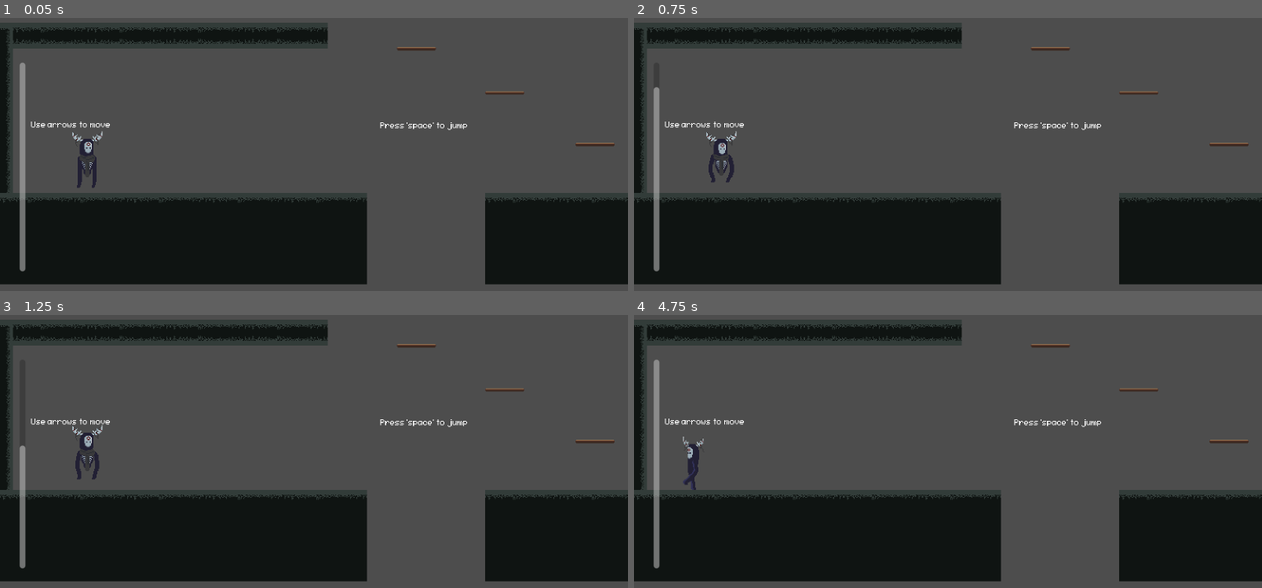
Above: before the commit, frames 1-4 (two rows, left to right).
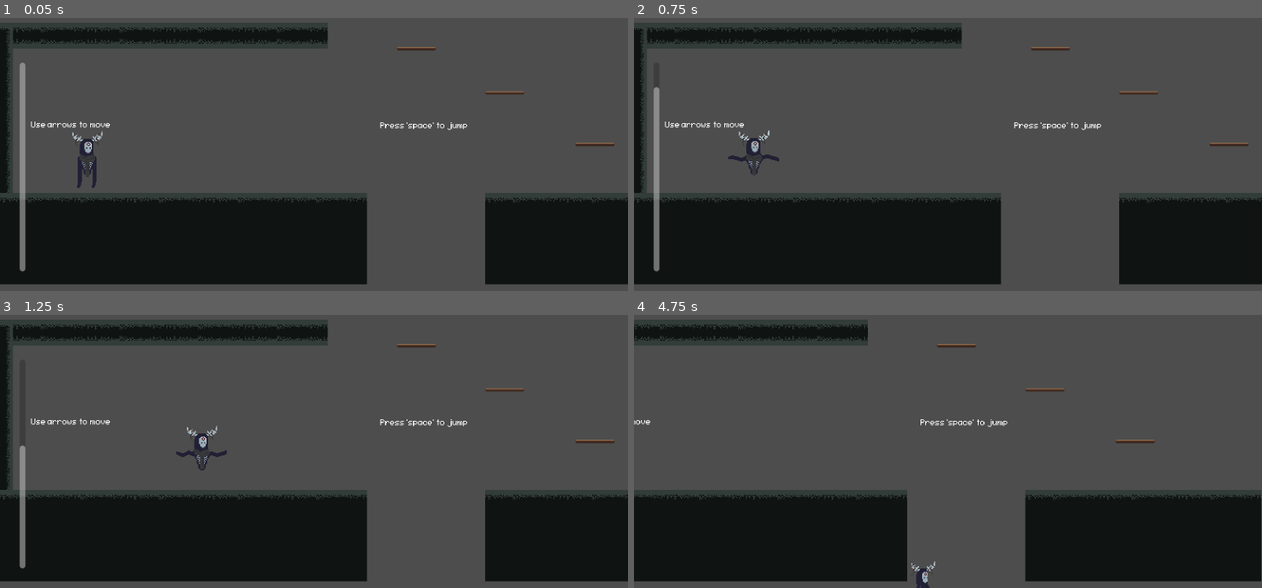
Above: after the commit, the same moments.

Repository: MikeG7v1/Lone-Ghost
Game: Godot game, scene res://scenes/game.tscn
Same seed, same stepped clock (60 frames per second), same inputs: the game is played once before the commit and once after it.
Inputs:
- Up to frame 1 (0.05 s): no input
- Up to frame 2 (0.75 s): tap Space (jump) at 0.5 s; hold Right (move_right) from 0.53 s (still down); hold E (floating) from 0.53 s (still down)
- Up to frame 3 (1.25 s): keep holding Right (move_right); keep holding E (floating); tap Space (jump) at 0.77, 0.8, 1.07 s
- Up to frame 4 (4.75 s): tap Space (jump) at 1.25, 1.35, 1.52, 1.82, 2, 2.3, 2.75, 3.02, 3.32, 3.5, 3.6, 3.77, 4.07, 4.25, 4.52 s; release E (floating) at 1.28 s; tap E (floating) at 1.55, 2.85, 4.35 s; release Right (move_right) at 2.03 s; hold Left (move_left) 2.03-2.78 s; hold E (floating) 2.03-2.78 s; hold Right (move_right) 2.78-4.28 s; hold Left (move_left) from 4.28 s (still down)

Frame 1 is identical in both runs. In frame 2, 0.6% of the frame differs, in the area x 11-24%, y 41-61%; in frame 3, 0.7%; in frame 4, 15%, in the area x 0-100%, y 1-100%.
Error before the commit: Attempt to call function '_has_min_stamina' in base 'null instance' on a null instance. (res://scripts/player_movement_and_animation_test.gd:38)

Commit message:
Scripts refactor
* refactored scripts, attached to nodes

* refactored scripts, working

Diff:
--- a/test-level-d/scenes/LEVEL_1.tscn
+++ b/test-level-d/scenes/LEVEL_1.tscn
@@ -147,17 +147,6 @@
 
 [node name="GAME" type="Node2D" unique_id=1276797305]
 
-[node name="CharacterBody2D" parent="." unique_id=1412817601 instance=ExtResource("1_u1epy")]
-position = Vector2(-292, -7)
-collision_layer = 2
-
-[node name="Camera2D" type="Camera2D" parent="CharacterBody2D" unique_id=591474126]
-zoom = Vector2(2, 2)
-limit_left = -400
-limit_right = 500
-limit_bottom = 120
-position_smoothing_enabled = true
-
 [node name="TileMap" type="TileMap" parent="." unique_id=1341381968]
 tile_set = SubResource("TileSet_lbhrr")
 format = 2
@@ -230,7 +219,7 @@
 
 [node name="CanvasLayer" type="CanvasLayer" parent="UI" unique_id=133791702]
 
-[node name="ProgressBar" parent="UI/CanvasLayer" unique_id=1711395366 instance=ExtResource("5_saon2")]
+[node name="ProgressBar" parent="UI/CanvasLayer" unique_id=1711395366 node_paths=PackedStringArray("stats") instance=ExtResource("5_saon2")]
 layout_direction = 2
 anchors_preset = 2
 anchor_top = 1.0
@@ -240,9 +229,25 @@
 offset_right = 30.0
 offset_bottom = -39.0
 grow_vertical = 0
+stats = NodePath("../../../PLAYER/Stats")
 
 [node name="Timer2" type="Timer" parent="UI/CanvasLayer/ProgressBar" unique_id=1404882650]
 wait_time = 0.6
 one_shot = true
 
+[node name="PLAYER" parent="." unique_id=1524519833 instance=ExtResource("1_u1epy")]
+position = Vector2(-365, 1)
+
+[node name="CollisionShape2D" parent="PLAYER" index="1" unique_id=2035733620]
+position = Vector2(1.5, -32)
+
+[node name="Camera2D" type="Camera2D" parent="PLAYER" unique_id=2097052527]
+position = Vector2(-292, -7)
+zoom = Vector2(2.25, 2.25)
+limit_left = -400
+limit_bottom = 120
+position_smoothing_enabled = true
+
 [connection signal="timeout" from="UI/CanvasLayer/ProgressBar/Timer2" to="UI/CanvasLayer/ProgressBar" method="_on_timer_2_timeout"]
+
+[editable path="PLAYER"]
--- a/test-level-d/scenes/game.tscn
+++ b/test-level-d/scenes/game.tscn
@@ -1,6 +1,7 @@
 [gd_scene format=3 uid="uid://vfxwkkhnlq82"]
 
 [ext_resource type="PackedScene" uid="uid://uw6c4dj5f184" path="res://scenes/player.tscn" id="1_uwrxv"]
+[ext_resource type="Script" uid="uid://cxco6pwvhgm3a" path="res://scripts/player/player.gd" id="2_kvpfn"]
 [ext_resource type="Texture2D" uid="uid://dr4n1fscmngqf" path="res://assets/BASE_TILESET_PROTOTYPE.png" id="2_yqjtg"]
 [ext_resource type="PackedScene" uid="uid://bgexhiy3ean1b" path="res://scenes/platform.tscn" id="3_lnu2h"]
 [ext_resource type="PackedScene" uid="uid://d1loa63s7wfpd" path="res://scenes/killzone.tscn" id="4_lbhrr"]
@@ -113,6 +114,7 @@
 [node name="CharacterBody2D" parent="." unique_id=1412817601 instance=ExtResource("1_uwrxv")]
 position = Vector2(-292, -7)
 collision_layer = 2
+script = ExtResource("2_kvpfn")
 
 [node name="Camera2D" type="Camera2D" parent="CharacterBody2D" unique_id=591474126]
 zoom = Vector2(2.25, 2.25)
@@ -178,8 +180,9 @@
 theme_override_font_sizes/font_size = 16
 text = "Press 'space' to jump"
 
-[node name="ProgressBar" parent="." unique_id=1711395366 instance=ExtResource("7_u5sy4")]
+[node name="ProgressBar" parent="." unique_id=1711395366 node_paths=PackedStringArray("stats") instance=ExtResource("7_u5sy4")]
 layout_direction = 2
+stats = NodePath("../CharacterBody2D/Stats")
 
 [node name="Timer2" type="Timer" parent="ProgressBar" unique_id=1404882650]
 wait_time = 0.6
--- a/test-level-d/scenes/killzone.tscn
+++ b/test-level-d/scenes/killzone.tscn
@@ -1,9 +1,8 @@
 [gd_scene format=3 uid="uid://d1loa63s7wfpd"]
 
-[ext_resource type="Script" uid="uid://bet8u5qx1b8wx" path="res://scripts/killzone.gd" id="1_xlapc"]
+[ext_resource type="Script" uid="uid://bet8u5qx1b8wx" path="res://scripts/world/killzone.gd" id="1_xlapc"]
 
 [node name="KILLZONE" type="Area2D" unique_id=1037070978]
-collision_mask = 2
 script = ExtResource("1_xlapc")
 
 [node name="Timer" type="Timer" parent="." unique_id=2062302294]
--- a/test-level-d/scenes/player.tscn
+++ b/test-level-d/scenes/player.tscn
@@ -1,9 +1,12 @@
 [gd_scene format=3 uid="uid://uw6c4dj5f184"]
 
 [ext_resource type="Texture2D" uid="uid://bt8o5gukocny2" path="res://assets/GHOST_IDLE_ANIMATION.png" id="1_3vyb7"]
-[ext_resource type="Script" uid="uid://107p3hotxvry" path="res://scripts/player_movement_and_animation_test.gd" id="1_dqkch"]
+[ext_resource type="Script" uid="uid://cxco6pwvhgm3a" path="res://scripts/player/player.gd" id="1_fjrip"]
 [ext_resource type="Texture2D" uid="uid://bmjykm2nqd8v4" path="res://assets/GHOST_FLOATING_ANIM_PREVIEW.png" id="2_qhqgy"]
 [ext_resource type="Texture2D" uid="uid://6l5t86oq7sbi" path="res://assets/GHOST_WALK_CYCLE_PREVIEW.png" id="4_dqkch"]
+[ext_resource type="Script" uid="uid://bgwgn34a8a5ax" path="res://scripts/player/player_movement.gd" id="5_fjrip"]
+[ext_resource type="Script" uid="uid://ckpgscoiaunov" path="res://scripts/player/player_animation.gd" id="6_smehm"]
+[ext_resource type="Script" uid="uid://dkoyetqdc6kfn" path="res://scripts/player/player_stats.gd" id="7_ur7pv"]
 
 [sub_resource type="AtlasTexture" id="AtlasTexture_3v2ag"]
 atlas = ExtResource("2_qhqgy")
@@ -315,11 +318,11 @@
 }]
 
 [sub_resource type="RectangleShape2D" id="RectangleShape2D_jej6c"]
-size = Vector2(27, 63.75)
-
-[node name="CharacterBody2D" type="CharacterBody2D" unique_id=1412817601]
+size = Vector2(27, 64)
+
+[node name="PLAYER" type="CharacterBody2D" unique_id=1412817601]
 z_index = 5
-script = ExtResource("1_dqkch")
+script = ExtResource("1_fjrip")
 
 [node name="AnimatedSprite2D" type="AnimatedSprite2D" parent="." unique_id=859038152]
 position = Vector2(-2, -34)
@@ -333,4 +336,13 @@
 
 [node name="AnimationTree" type="AnimationTree" parent="." unique_id=1433755818]
 
+[node name="Movement" type="Node" parent="." unique_id=1566224360]
+script = ExtResource("5_fjrip")
+
+[node name="Animation" type="Node" parent="." unique_id=1261793448]
+script = ExtResource("6_smehm")
+
+[node name="Stats" type="Node" parent="." unique_id=1533925107]
+script = ExtResource("7_ur7pv")
+
 [connection signal="animation_finished" from="AnimatedSprite2D" to="." method="_on_animated_sprite_2d_animation_finished"]
--- a/test-level-d/scenes/spikes.tscn
+++ b/test-level-d/scenes/spikes.tscn
@@ -14,6 +14,7 @@
 region_rect = Rect2(64, 23, 48, 9)
 
 [node name="KILLZONE" parent="." unique_id=1037070978 instance=ExtResource("2_bflj7")]
+light_mask = 2
 
 [node name="CollisionShape2D" type="CollisionShape2D" parent="KILLZONE" unique_id=57450070]
 position = Vector2(0, 1)
--- a/test-level-d/scenes/stamina_bar.gd
+++ /dev/null
@@ -1,28 +0,0 @@
-extends ProgressBar
-
-@export var stamina_drain_rate := 60
-@export var stamina_regen_rate := 100
-@export var can_regen := true
-
-func _process(delta):
-
-	if Input.is_action_pressed("floating") and value >0:
-		value -= stamina_drain_rate * delta
-
-		can_regen = false
-		$Timer2.start()
-
-	elif can_regen:
-			value += stamina_regen_rate * delta
-
-	value = clamp(value, 1 , max_value)
-
-
-func _on_timer_2_timeout() -> void:
-	if not Input.is_action_pressed("floating"):
-		can_regen = true
-
-func _has_min_stamina():
-	if value > 10:
-		return true
-	return false
--- a/test-level-d/scenes/stamina_bar.tscn
+++ b/test-level-d/scenes/stamina_bar.tscn
@@ -1,6 +1,6 @@
 [gd_scene format=3 uid="uid://c4wrg1htxtc5k"]
 
-[ext_resource type="Script" uid="uid://deq6ponnw23x3" path="res://scenes/stamina_bar.gd" id="1_lcti6"]
+[ext_resource type="Script" uid="uid://deq6ponnw23x3" path="res://scripts/ui/stamina_bar.gd" id="1_lcti6"]
 
 [node name="STAMINA_BAR" type="ProgressBar" unique_id=1711395366]
 offset_left = -376.0
--- a/test-level-d/scripts/player.gd
+++ /dev/null
@@ -1,78 +0,0 @@
-extends CharacterBody2D
-
-
-const SPEED = 200.0
-const JUMP_VELOCITY = -400.0
-var is_floating := false
-var is_moving := false
-
-@onready var animated_sprite: AnimatedSprite2D = $AnimatedSprite2D
-@onready var stamina_bar = $"../ProgressBar"
-
-func _physics_process(delta: float) -> void:
-	# Add the gravity.
-	if not is_on_floor() and not is_floating:
-		velocity += get_gravity() * delta
-
-	# Handle jump.
-	if Input.is_action_just_pressed("jump") and is_on_floor():
-		velocity.y = JUMP_VELOCITY
-
-	# Float mechanic
-	if Input.is_action_pressed("floating"):
-		is_floating = true
-	if Input.is_action_just_released("floating"):
-		is_floating = false
-
-	if is_floating and not stamina_bar._has_min_stamina():
-		is_floating = false
-
-
-	# Get the input direction: -1, 0, 1.
-	var direction := Input.get_axis("move_left", "move_right")
-
-	#Flip the sprite
-	if direction > 0:
-		animated_sprite.flip_h = false
-	elif direction < 0:
-		animated_sprite.flip_h = true
-
-	#Apply movement
-	if is_floating:
-		velocity = Vector2.ZERO
-		move_and_slide()
-
-	if direction:
-		velocity.x = direction * SPEED
-	else:
-		velocity.x = move_toward(velocity.x, 0, SPEED)
-
-	# Animations:
-
-	#Floating
-	#if is_floating:
-	#	animated_sprite.play("floating")
-
-	#Jumping
-	#-------------
-
-
-	#Start walking
-	#if Input.is_action_just_pressed("move_left") or Input.is_action_just_pressed("move_right") and is_on_floor():
-	#	animated_sprite.play("start_walking")
-
-	#Stop walking
-	#if Input.is_action_just_released("move_left") or Input.is_action_just_released("move_right") and is_on_floor():
-	#	animated_sprite.play("stop_walking")
-
-
-
-	#Walk
-	#if Input.is_action_pressed("move_left") or Input.is_action_pressed("move_right") and is_on_floor():
-	#	animated_sprite.play("walk")
-
-			#Idle
-	#elif direction == 0:
-	#	animated_sprite.play("idle")
-
-	move_and_slide()
--- /dev/null
+++ b/test-level-d/scripts/player/player.gd
@@ -0,0 +1,22 @@
+#
+#	Playable character main controller: only high level connections between
+#	character functionalities
+#
+
+extends CharacterBody2D
+
+@onready var movement = $Movement
+@onready var animation = $Animation
+@onready var stats = $Stats
+
+func _physics_process(delta):
+
+	movement.handle_input()
+	movement.apply_physics(delta)
+	stats.update(delta, movement.is_floating)
+
+	animation.update_animation(
+		movement.direction,
+		movement.is_floating,
+		is_on_floor()
+	)
--- /dev/null
+++ b/test-level-d/scripts/player/player_animation.gd
@@ -0,0 +1,62 @@
+#
+#	Script dedicated to player animation
+#
+
+extends Node
+
+@onready var animated_sprite : AnimatedSprite2D = $"../AnimatedSprite2D"
+
+enum State {
+	IDLE,
+	START_WALKING,
+	WALK,
+	STOP_WALKING,
+	FLOATING
+}
+
+var current_state = State.IDLE
+
+func change_state(new_state):
+	if current_state == new_state:
+		return
+
+	current_state = new_state
+
+	match current_state:
+		State.IDLE:
+			animated_sprite.play("idle")
+
+		State.START_WALKING:
+			animated_sprite.play("start_walking")
+
+		State.WALK:
+			animated_sprite.play("walk")
+
+		State.STOP_WALKING:
+			animated_sprite.play("stop_walking")
+
+		State.FLOATING:
+			animated_sprite.play("floating")
+
+
+func update_animation(direction, floating, on_floor):
+
+	var moving = direction != 0 and not floating
+
+	match current_state:
+
+		State.IDLE:
+			if floating:
+				change_state(State.FLOATING)
+			elif moving:
+				change_state(State.START_WALKING)
+
+		State.WALK:
+			if floating:
+				change_state(State.FLOATING)
+			elif not moving:
+				change_state(State.STOP_WALKING)
+
+		State.FLOATING:
+			if not floating:
+				change_state(State.IDLE)
--- /dev/null
+++ b/test-level-d/scripts/player/player_movement.gd
@@ -0,0 +1,56 @@
+#
+#	Script dedicated to player movement of all sorts and kinds:
+#	default, jumps, other skills included
+#
+
+# imports
+extends Node
+@onready var stats = $"../Stats"
+
+# global variables
+const SPEED = 200.0
+const JUMP_VELOCITY = -400.0
+var is_floating := false
+var direction := 0
+
+var player : CharacterBody2D
+
+
+# functions
+func _ready():
+	player = get_parent() as CharacterBody2D
+
+func handle_input():
+
+	direction = Input.get_axis("move_left","move_right")
+
+	# FLOATING INPUT LOGIC
+	if Input.is_action_just_pressed("floating") and stats.stamina >= 10:
+		is_floating = true
+	# Stop floating when stamina empty
+	if is_floating and stats.stamina <= 0:
+		is_floating = false
+	# Stop floating when button released
+	if Input.is_action_just_released("floating"):
+		is_floating = false
+
+	#JUMPING INPUT LOGIC
+	if Input.is_action_just_pressed("jump") and player.is_on_floor():
+		player.velocity.y = JUMP_VELOCITY
+
+
+func apply_physics(delta):
+
+	if not player.is_on_floor() and not is_floating:
+		player.velocity += player.get_gravity() * delta
+
+	if is_floating:
+		player.velocity = Vector2.ZERO
+
+	if direction:
+		player.velocity.x = direction * SPEED
+
+	else:
+		player.velocity.x = move_toward(player.velocity.x,0,SPEED)
+
+	player.move_and_slide()
--- /dev/null
+++ b/test-level-d/scripts/player/player_stats.gd
@@ -0,0 +1,21 @@
+extends Node
+
+var stamina := 100
+var max_stamina := 100
+
+func has_stamina(amount):
+	return stamina >= amount
+
+@export var drain_rate := 60
+@export var regen_rate := 100
+
+var regen_enabled := true
+
+func update(delta, is_floating):
+
+	if is_floating and stamina > 0:
+		stamina -= drain_rate * delta
+	else:
+		stamina += regen_rate * delta
+
+	stamina = clamp(stamina, 0, max_stamina)
--- a/test-level-d/scripts/player_movement_and_animation_test.gd
+++ /dev/null
@@ -1,122 +0,0 @@
-extends CharacterBody2D
-
-
-const SPEED = 200.0
-const JUMP_VELOCITY = -400.0
-var is_floating := false
-
-@onready var animated_sprite: AnimatedSprite2D = $AnimatedSprite2D
-@onready var stamina_bar = $"../UI/CanvasLayer/ProgressBar"
-
-# ANIM
-enum State {
-	IDLE,
-	START_WALKING,
-	WALK,
-	STOP_WALKING,
-	FLOATING,
-}
-var current_state = State.IDLE
-#ANIM
-
-
-func _physics_process(delta: float) -> void:
-	# Add the gravity.
-	if not is_on_floor() and not is_floating:
-		velocity += get_gravity() * delta
-
-	# Handle jump.
-	if Input.is_action_just_pressed("jump") and is_on_floor():
-		velocity.y = JUMP_VELOCITY
-
-	# Float mechanic
-	if Input.is_action_pressed("floating"):
-		is_floating = true
-	if Input.is_action_just_released("floating"):
-		is_floating = false
-
-	if is_floating and not stamina_bar._has_min_stamina():
-		is_floating = false
-
-
-	# Get the input direction: -1, 0, 1.
-	var direction := Input.get_axis("move_left", "move_right")
-
-	#Flip the sprite
-	if direction > 0:
-		animated_sprite.flip_h = false
-	elif direction < 0:
-		animated_sprite.flip_h = true
-
-	#Apply movement
-	if is_floating:
-		velocity = Vector2.ZERO
-		move_and_slide()
-
-	if direction:
-		velocity.x = direction * SPEED
-	else:
-		velocity.x = move_toward(velocity.x, 0, SPEED)
-
-	move_and_slide()
-
-	# ANIM:
-	var moving:= Input.is_action_pressed("move_left") or Input.is_action_pressed("move_right") and not is_floating
-	match current_state:
-
-		State.IDLE:
-			if Input.is_action_just_pressed("floating"):
-				change_state(State.FLOATING)
-			elif moving:
-				change_state(State.START_WALKING)
-
-		State.WALK:
-			if Input.is_action_just_pressed("floating"):
-				change_state(State.FLOATING)
-			elif not moving:
-				change_state(State.STOP_WALKING)
-
-		State.FLOATING:
-			if not is_floating:
-				change_state(State.IDLE)
-
-		State.START_WALKING:
-			if is_floating:
-				change_state(State.FLOATING)
-
-		State.STOP_WALKING:
-			if is_floating:
-				change_state(State.FLOATING)
-
-
-func change_state(new_state):
-	if current_state == new_state:
-		return
-
-	current_state = new_state
-
-	match current_state:
-		State.IDLE:
-			animated_sprite.play("idle")
-
-		State.START_WALKING:
-			animated_sprite.play("start_walking")
-
-		State.WALK:
-			animated_sprite.play("walk")
-
-		State.STOP_WALKING:
-			animated_sprite.play("stop_walking")
-
-		State.FLOATING:
-			animated_sprite.play("floating")
-
-
-func _on_animated_sprite_2d_animation_finished() -> void:
-	match current_state:
-
-		State.START_WALKING:
-			change_state(State.WALK)
-
-		State.STOP_WALKING:
-			change_state(State.IDLE)
--- /dev/null
+++ b/test-level-d/scripts/ui/stamina_bar.gd
@@ -0,0 +1,7 @@
+extends ProgressBar
+
+@export var stats : Node
+
+func _process(_delta):
+	if stats:
+		value = stats.stamina
--- a/test-level-d/scripts/killzone.gd
+++ b/test-level-d/scripts/world/killzone.gd
@@ -2,8 +2,7 @@
 
 @onready var timer: Timer = $Timer
 
-
-func _on_body_entered(body: Node2D) -> void:
+func _on_body_entered(body: CharacterBody2D) -> void:
 	timer.start()
 
 func _on_timer_timeout() -> void:
Not shown, removed: test-level-d/scripts/player.gd.uid
Not shown, added: test-level-d/scripts/player/player.gd.uid
Not shown, added: test-level-d/scripts/player/player_animation.gd.uid
Not shown, added: test-level-d/scripts/player/player_movement.gd.uid
Not shown, added: test-level-d/scripts/player/player_stats.gd.uid
Not shown, removed: test-level-d/scripts/player_movement_and_animation_test.gd.uid
Renamed: test-level-d/scenes/stamina_bar.gd.uid -> test-level-d/scripts/ui/stamina_bar.gd.uid
Renamed: test-level-d/scenes/game.gd -> test-level-d/scripts/world/game.gd
Renamed: test-level-d/scenes/game.gd.uid -> test-level-d/scripts/world/game.gd.uid
Renamed: test-level-d/scripts/killzone.gd.uid -> test-level-d/scripts/world/killzone.gd.uid
Not shown, added: test-level-d/scenes/game.tscn199151713.tmp
